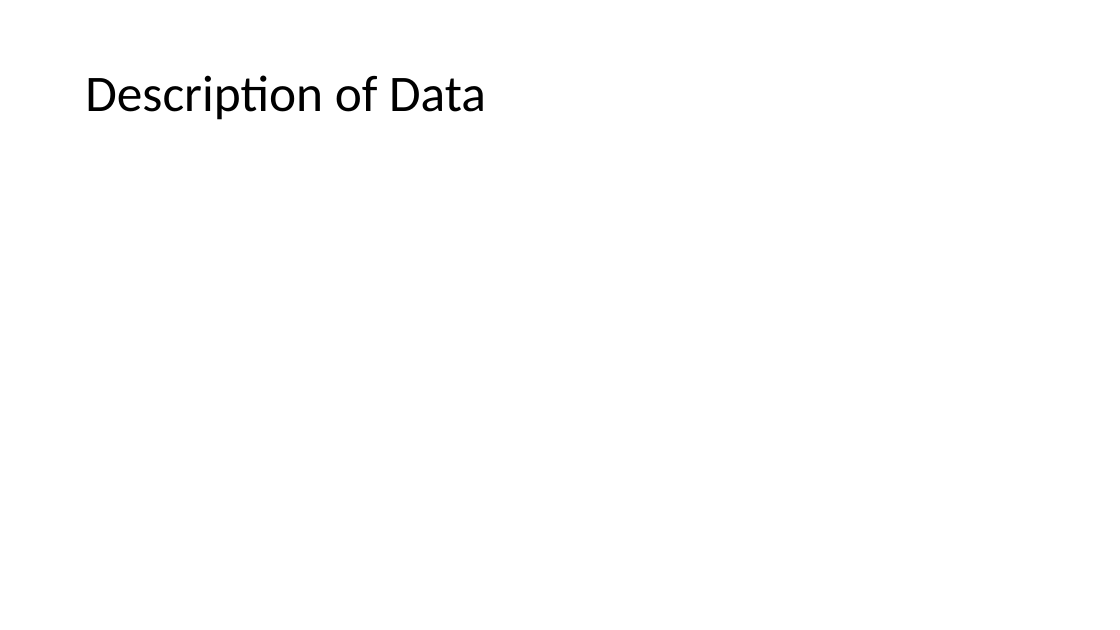
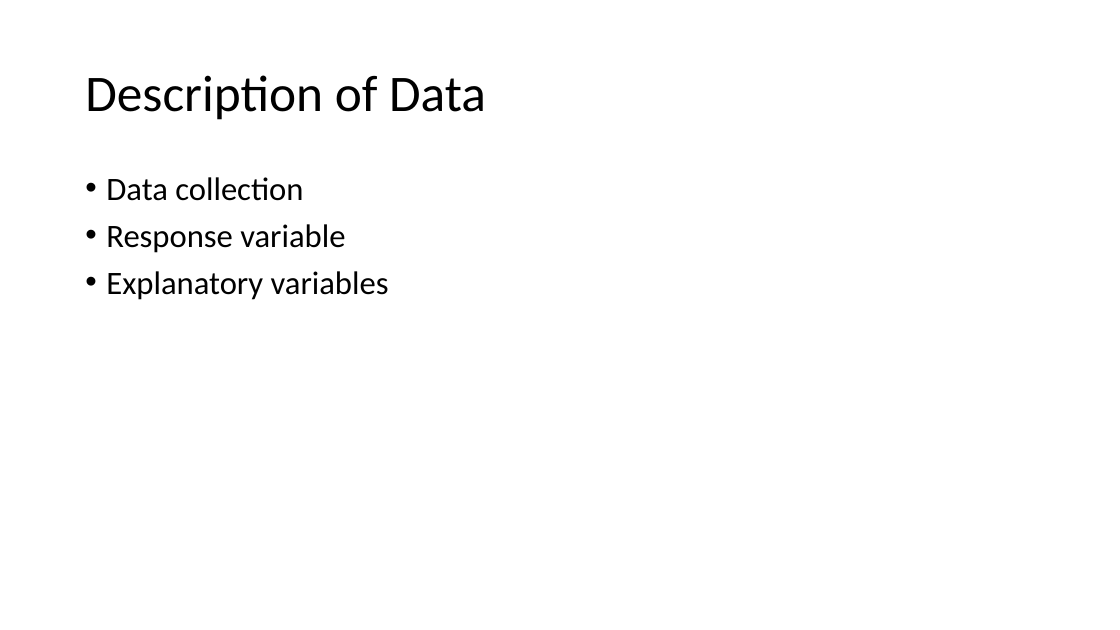
Before and after one commit to rghansen/ES482, a slide deck: slide 3 of ES data project presentation_salmon diet.pptx. Drawn at 1120x630 pixels with LibreOffice and Linux fonts; fonts in the diff are those of the drawing. Boxes give left, top, right and bottom in pixels: in the first picture for what was removed or moved away, otherwise in the second. Text is boxed around its words. In the diff, an @@ line names an element or a change of style, - is before the commit and + after.

```diff
--- a/ES data project presentation_salmon diet.pptx
+++ b/ES data project presentation_salmon diet.pptx
@@ text added at bbox=[106, 177, 389, 300], 28 pt, text #000000 @@
+• Data collection
+• Response variable
+• Explanatory variables
```
Also in this commit, not shown: 2 other slides changed, 6 slides added, 2 slides removed.
